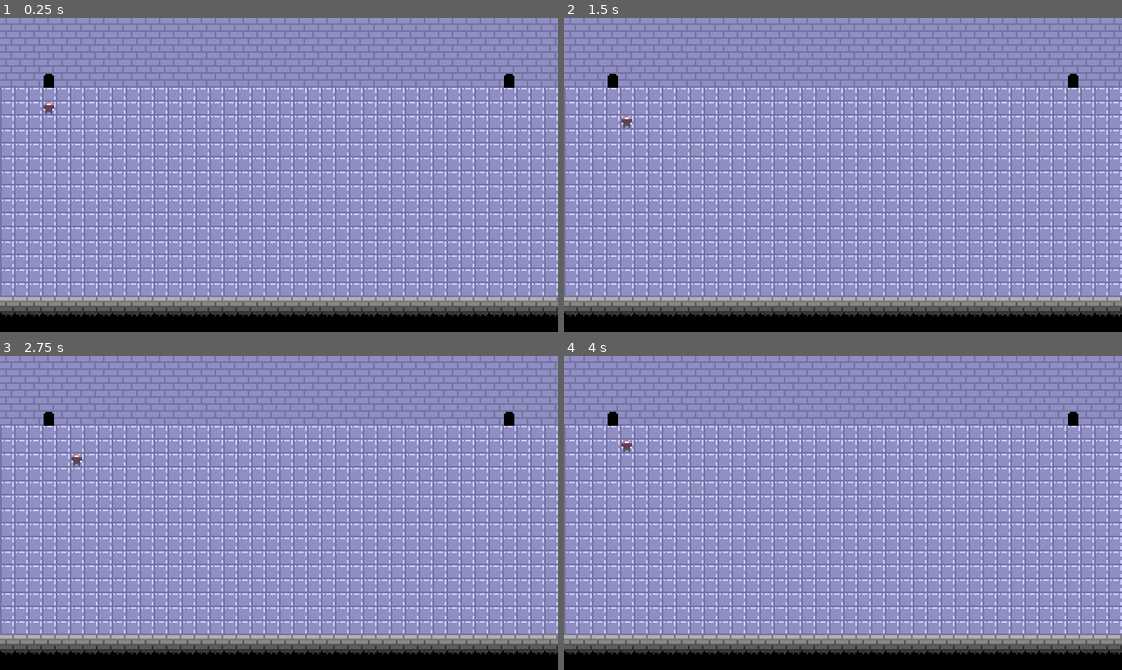
Above: before the commit, frames 1-4 (two rows, left to right).
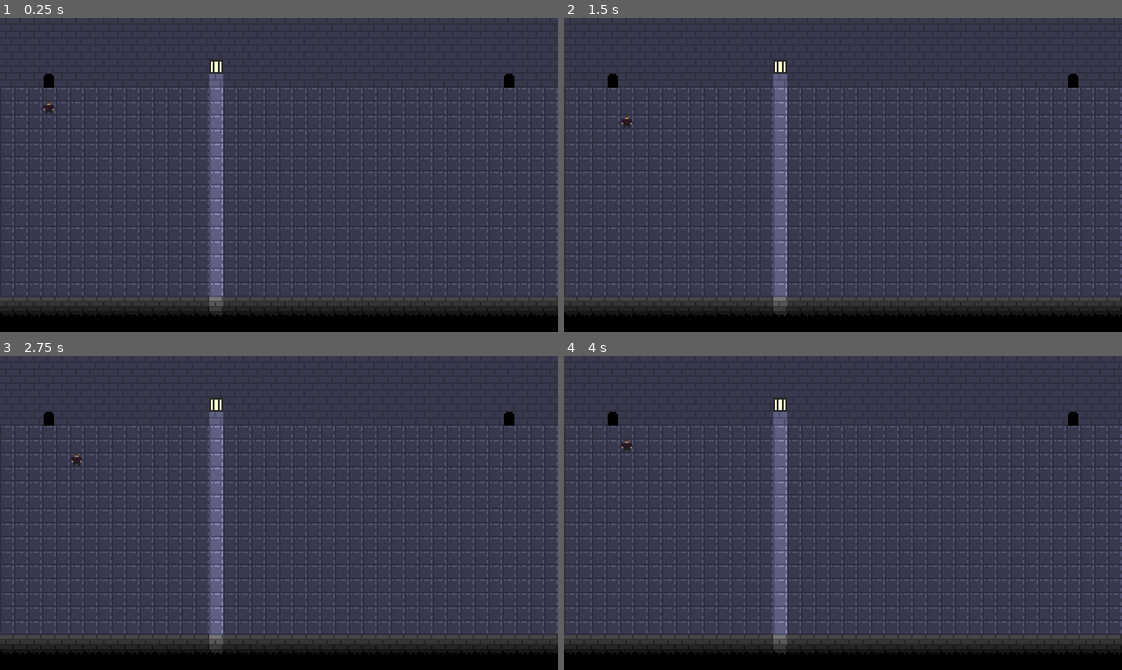
Above: after the commit, the same moments.

Repository: veren-damyanov/suntower
Game: Godot game, scene res://scenes/level1.tscn
Same seed, same stepped clock (60 frames per second), same inputs: the game is played once before the commit and once after it.
Inputs:
- Up to frame 1 (0.25 s): no input
- Up to frame 2 (1.5 s): tap Enter at 0.5 s; hold Right (right) 0.53-1.28 s; tap Space at 1.25 s; hold Down (down) from 1.28 s (still down)
- Up to frame 3 (2.75 s): tap Enter at 2 s; release Down (down) at 2.03 s; hold Right (right) from 2.03 s (still down)
- Up to frame 4 (4 s): tap Space at 2.75 s; release Right (right) at 2.78 s; hold Up (up) 2.78-3.53 s; tap Enter at 3.5 s; hold Left (left) from 3.53 s (still down)

The runs differ from the first frame. In frame 1, 94% of the frame differs, in the area x 0-100%, y 0-95%; in frame 2, 94%; in frame 3, 94%; in frame 4, 94%.

Commit message:
Implement darkness and window light

Diff:
--- a/scenes/level1.tscn
+++ b/scenes/level1.tscn
@@ -6,11 +6,12 @@
 [node name="Level1" type="Node2D"]
 
 [node name="TileMap" parent="." instance=ExtResource("1_o4l5w")]
-layer_0/tile_data = PackedInt32Array(0, 65537, 0, 1, 65537,  …(6199 unchanged characters)… 37, 0, 131087, 65537, 0, 196623, 65537, 0, 262159, 65537, 0, 327695, 1, 0, 393231 …(7446 unchanged characters)…
+layer_0/tile_data = PackedInt32Array(0, 65537, 0, 1, 65537,  …(6199 unchanged characters)… 37, 0, 131087, 65537, 0, 196623, 65537, 2, 262159, 65537, 0, 327695, 1, 0, 393231 …(7446 unchanged characters)…
 
 [node name="Player" parent="." instance=ExtResource("2_33gqm")]
 position = Vector2(24, 48)
 
 [node name="DirectionalLight2D" type="DirectionalLight2D" parent="."]
-position = Vector2(143, 17)
-energy = 0.5
+energy = 0.4
+blend_mode = 1
+shadow_enabled = true
--- a/scenes/tile_map.tscn
+++ b/scenes/tile_map.tscn
@@ -1,6 +1,9 @@
-[gd_scene load_steps=4 format=3 uid="uid://pcre451eyt6y"]
+[gd_scene load_steps=5 format=3 uid="uid://pcre451eyt6y"]
 
 [ext_resource type="Texture2D" uid="uid://t2jmsj4vi5h3" path="res://assets/sprites/tileset.png" id="1_vub8y"]
+
+[sub_resource type="OccluderPolygon2D" id="OccluderPolygon2D_0ybpv"]
+polygon = PackedVector2Array(-4, -4, 4, -4, 4, 4, -4, 4)
 
 [sub_resource type="TileSetAtlasSource" id="TileSetAtlasSource_bmi05"]
 texture = ExtResource("1_vub8y")
@@ -29,6 +32,7 @@
 0:2/0/physics_layer_0/angular_velocity = 0.0
 0:2/0/physics_layer_0/polygon_0/points = PackedVector2Array(-4, -4, 4, -4, 4, 4, -4, 4)
 1:2/0 = 0
+1:2/0/occlusion_layer_0/polygon = SubResource("OccluderPolygon2D_0ybpv")
 1:2/0/physics_layer_0/linear_velocity = Vector2(0, 0)
 1:2/0/physics_layer_0/angular_velocity = 0.0
 1:2/0/physics_layer_0/polygon_0/points = PackedVector2Array(-4, -4, 4, -4, 4, 4, -4, 4)
@@ -39,6 +43,7 @@
 
 [sub_resource type="TileSet" id="TileSet_c5qmv"]
 tile_size = Vector2i(8, 8)
+occlusion_layer_0/light_mask = 1
 physics_layer_0/collision_layer = 1
 sources/1 = SubResource("TileSetAtlasSource_bmi05")
 
